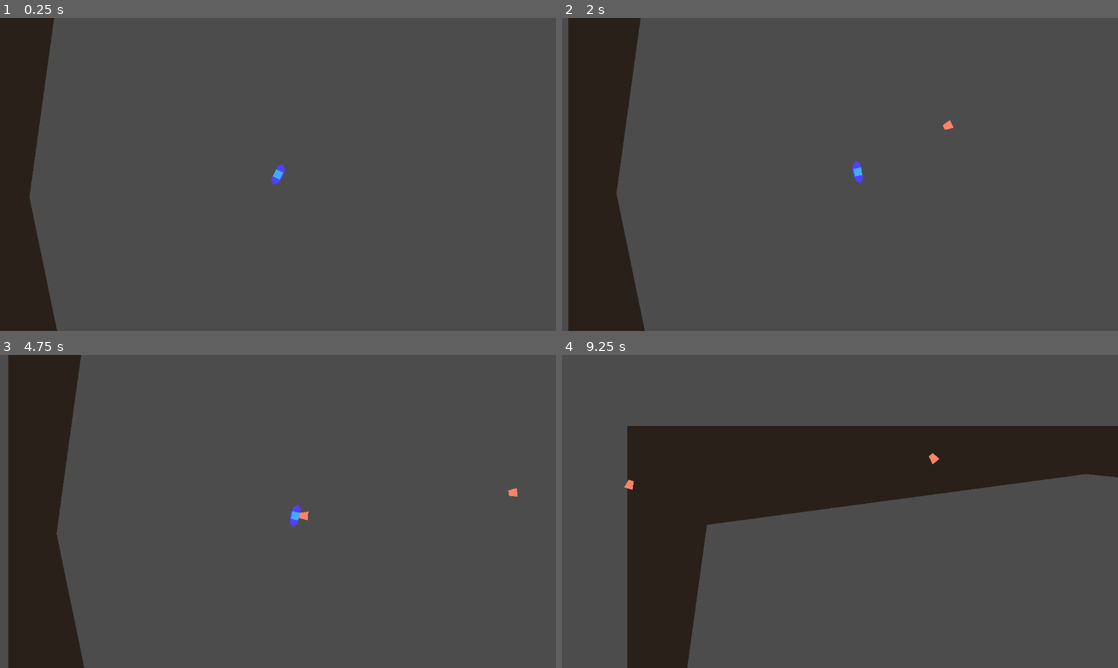
Above: before the commit, frames 1-4 (two rows, left to right).
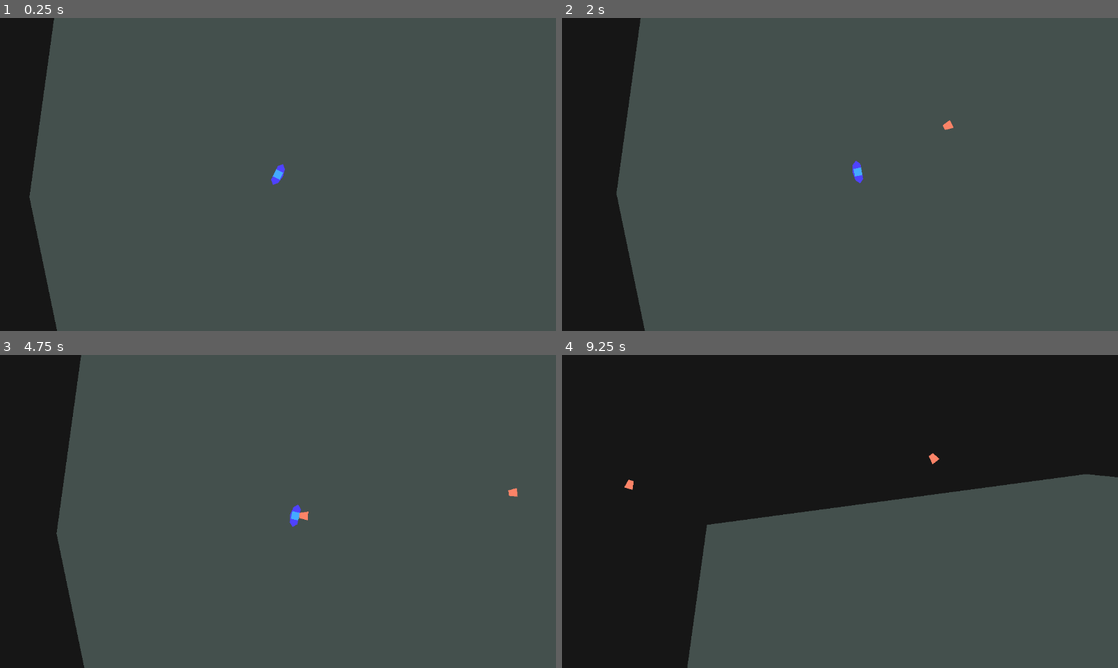
Above: after the commit, the same moments.

Repository: xiongyaohua/topdown-shooter
Game: Godot game, scene res://world.tscn
Two runs of this game, one before a commit and one after it. Both use one fixed random seed, a clock stepped at 60 frames per second and the inputs below.
Inputs (mouse positions are in pixels of both pictures, inside the frame that each line leads up to):
- Up to frame 1 (0.25 s): no input
- Up to frame 2 (2 s): tap Enter at 0.5 s; move the mouse to (962, 158) at 0.52 s; move the mouse to (728, 190) at 1.27 s
- Up to frame 3 (4.75 s): move the mouse to (333, 442) at 2.02 s; move the mouse to (250, 574) at 2.77 s; move the mouse to (444, 558) at 3.52 s; move the mouse to (111, 464) at 4.27 s
- Up to frame 4 (9.25 s): move the mouse to (867, 511) at 5.02 s; move the mouse to (756, 433) at 5.77 s; move the mouse to (962, 495) at 6.52 s; move the mouse to (728, 527) at 7.27 s; move the mouse to (895, 442) at 8.02 s; move the mouse to (812, 574) at 8.77 s

The runs differ from the first frame. In frame 2, 1.1% of the frame differs, in the area x 0-2%, y 0-100%; in frame 3, 1.5%; in frame 4, 32%, in the area x 0-100%, y 0-100%.

Commit message:
微调

Diff:
--- a/death_explosion.tscn
+++ b/death_explosion.tscn
@@ -29,7 +29,7 @@
 scale_min = 4.0
 scale_max = 6.0
 scale_curve = SubResource("CurveTexture_aipwd")
-color = Color(0.992157, 0.870588, 0.847059, 1)
+color = Color(0.968627, 0.537255, 0.458824, 1)
 color_ramp = SubResource("GradientTexture1D_gvjxv")
 hue_variation_min = -0.1
 hue_variation_max = 0.1
@@ -50,6 +50,7 @@
 "
 
 [node name="DeathExplosion" type="GPUParticles2D"]
+self_modulate = Color(1.5, 1.5, 1.5, 1)
 emitting = false
 amount = 32
 process_material = SubResource("ParticleProcessMaterial_g85ew")
--- a/project.godot
+++ b/project.godot
@@ -46,3 +46,7 @@
 "events": [Object(InputEventMouseButton,"resource_local_to_scene":false,"resource_name":"","device":-1,"window_id":0,"a …(236 unchanged characters)…
 ]
 }
+
+[rendering]
+
+environment/defaults/default_clear_color=Color(0.0980392, 0.0980392, 0.0980392, 1)
--- a/stage.tscn
+++ b/stage.tscn
@@ -3,6 +3,5 @@
 [node name="Stage" type="StaticBody2D"]
 
 [node name="Polygon2D" type="Polygon2D" parent="."]
-color = Color(0.168627, 0.137255, 0.113725, 1)
-invert_enabled = true
+color = Color(0.266667, 0.317647, 0.301961, 1)
 polygon = PackedVector2Array(-853, -409, -68, -514, 757, -433, 824, -31, 782, 443, 261, 430, -259, 564, -812, 574, -918, 62)
--- a/world.tscn
+++ b/world.tscn
@@ -23,8 +23,9 @@
 background_mode = 3
 glow_enabled = true
 glow_normalized = true
-glow_strength = 1.37
-glow_blend_mode = 0
+glow_strength = 1.2
+glow_blend_mode = 1
+glow_hdr_threshold = 1.2
 
 [sub_resource type="GDScript" id="GDScript_1fqsf"]
 script/source = "extends Node2D
